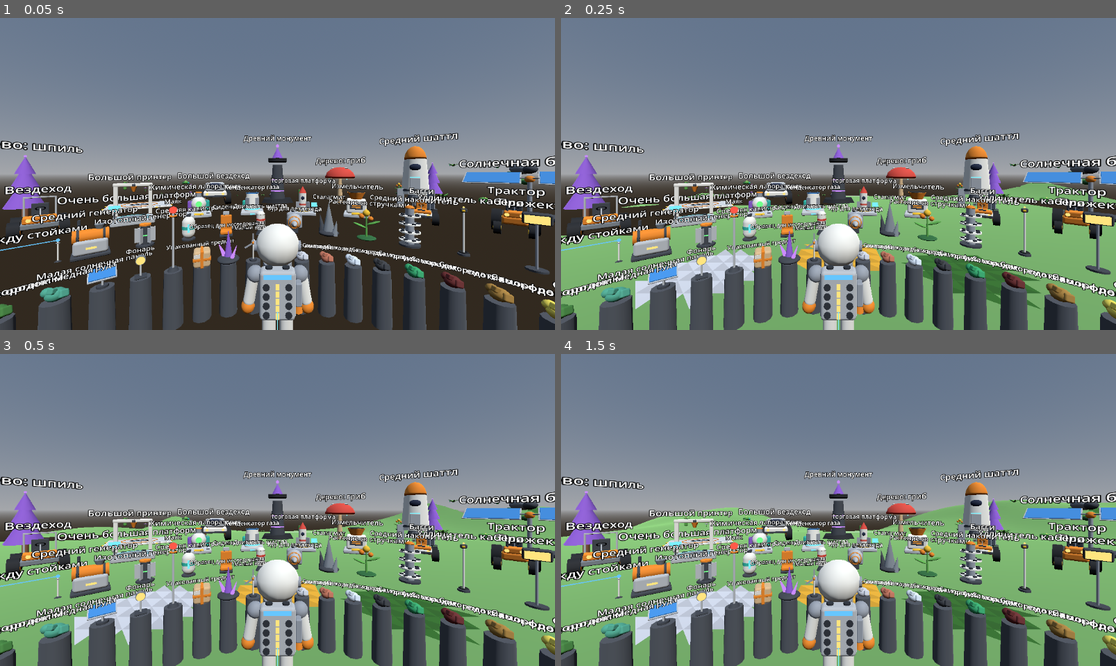
Above: before the commit, frames 1-4 (two rows, left to right).
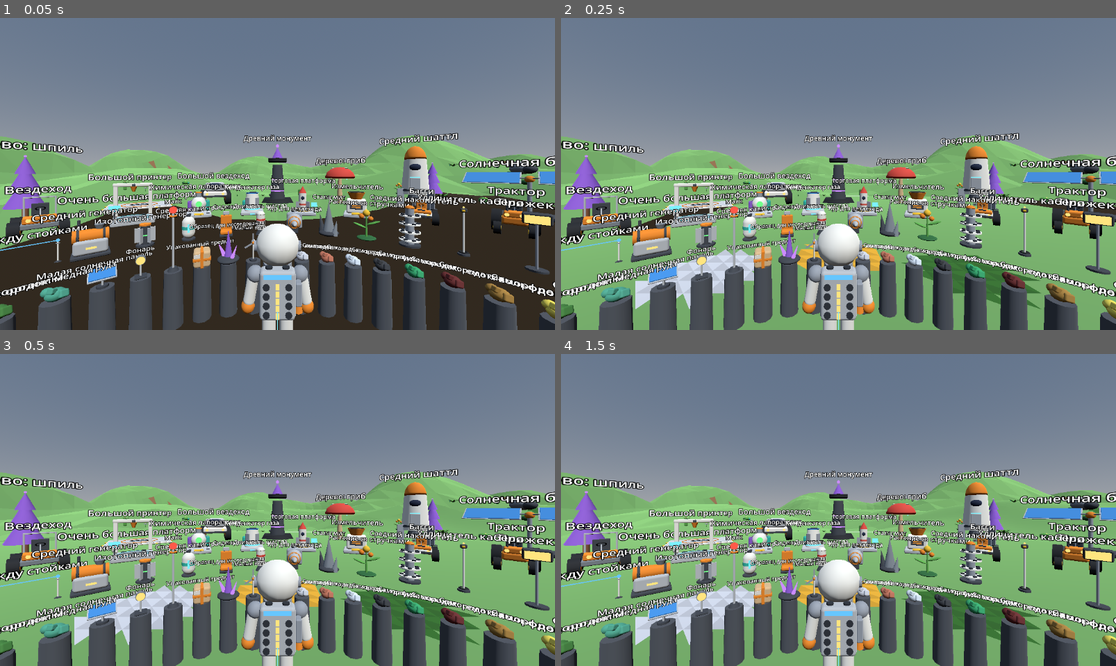
Above: after the commit, the same moments.

Repository: Vano3667/Astro-Planet
Game: Godot game, scene res://main.tscn
Same seed, same stepped clock (60 frames per second), same inputs: the game is played once before the commit and once after it.
Inputs:
- Up to frame 1 (0.05 s): no input
- Up to frame 2 (0.25 s): no input
- Up to frame 3 (0.5 s): no input
- Up to frame 4 (1.5 s): no input

The runs differ from the first frame. In frame 1, 11% of the frame differs, in the area x 0-100%, y 37-75%; in frame 2, 9.6%; in frame 3, 7.3%; in frame 4, 5.9%.

Commit message:
Грунт, часть 5: дальний рельеф - упрощённая поверхность до 256 м, чтобы холмы и горы были видны издалека

Diff:
--- a/game/main.gd
+++ b/game/main.gd
@@ -10,6 +10,7 @@
 const Builder := preload("res://models/model_builder.gd")
 const Gen := preload("res://terrain/terrain_gen.gd")
 const VoxelWorld := preload("res://terrain/voxel_world.gd")
+const FarTerrain := preload("res://terrain/far_terrain.gd")
 const DigTool := preload("res://terrain/dig_tool.gd")
 const Scatter := preload("res://terrain/scatter.gd")
 
@@ -42,6 +43,7 @@
 var _gallery: Node3D
 var _character: Node3D
 var _terrain: VoxelWorld
+var _far: FarTerrain
 var _tool: DigTool
 var _scatter: Scatter
 var _snap_ready: bool = true
@@ -69,6 +71,10 @@
 	_terrain.name = "Terrain"
 	add_child(_terrain)
 
+	_far = FarTerrain.new()
+	_far.name = "FarTerrain"
+	add_child(_far)
+
 	_scatter = Scatter.new()
 	_scatter.name = "Scatter"
 	add_child(_scatter)
@@ -92,6 +98,7 @@
 	_tool.nugget_collected.connect(_on_nugget_collected)
 
 	_terrain.set_focus(_character.global_position)
+	_far.update(_character.global_position)
 	_scatter.update(_character.global_position)
 	print("[main] ready: gallery nodes=%d props=%d terrain pending=%d" % [_gallery.get_child_count(), _scatter.prop_count, _terrain.pending_count()])
 
@@ -151,8 +158,10 @@
 func _process(delta: float) -> void:
 	_frame += 1
 	if _frame == 100:
-		# One line for the build log: shows that the ground was built without a headset.
+		# Lines for the build log: show that the ground was built without a headset.
 		print("[main] frame 100: terrain built=%d pending=%d props=%d character_y=%.2f" % [_terrain.built_count, _terrain.pending_count(), _scatter.prop_count, _character.global_position.y])
+	if _frame == 115:
+		print("[main] frame 115: far ground tris=%d build_ms=%.1f builds=%d" % [_far.tri_count, _far.build_ms, _far.build_count])
 	_update_fps(delta)
 	_update_move(delta)
 	_update_ground(delta)
@@ -209,6 +218,7 @@
 	rig.y = lerpf(rig.y, y + CAM_HEIGHT, clampf(CAM_FOLLOW * delta, 0.0, 1.0))
 	xr_origin.global_position = rig
 	_terrain.set_focus(pos)
+	_far.update(pos)
 	_scatter.update(pos)
 
 
--- /dev/null
+++ b/game/terrain/far_terrain.gd
@@ -0,0 +1,183 @@
+extends Node3D
+# Low-detail ground far away from the character: one mesh with 8 m cells out to 256 m.
+# It follows only the untouched shape of the ground (terrain_gen.gd): no caves, no edits.
+# Around the character there is a square hole: the detailed ground (voxel_world.gd) is drawn there.
+# The cells next to the hole dip under the detailed ground, so no gap shows between the two.
+# The mesh is rebuilt on a worker thread each time the character enters another 8 m column.
+# Written without running the engine; see docs/STATUS.md.
+
+const Gen := preload("res://terrain/terrain_gen.gd")
+const Nets := preload("res://terrain/surface_nets.gd")
+
+# Own values.
+const CELL := 8.0       # must be equal to Gen.SIZE: the hole follows the chunk grid
+const RADIUS := 32      # cells from the character to the rim: 256 m
+const HOLE := 3         # cells around the character that are left out
+const DROP := 4.0       # how far the rim of the hole is lowered, meters
+
+# Numbers for the build log.
+var tri_count: int = 0
+var build_ms: float = 0.0
+var build_count: int = 0
+
+var _mesh_node: MeshInstance3D
+var _material: StandardMaterial3D
+var _winding: float = 1.0
+var _wanted := Vector2i.ZERO
+var _has_wanted: bool = false
+var _running: bool = false
+var _task_id: int = -1
+
+
+func _init() -> void:
+	Gen.warm_up()
+	Nets.warm_up()
+	_winding = Nets._winding()
+	_material = StandardMaterial3D.new()
+	_material.vertex_color_use_as_albedo = true
+	_material.vertex_color_is_srgb = true
+	_material.roughness = 1.0
+	_mesh_node = MeshInstance3D.new()
+	_mesh_node.name = "FarMesh"
+	_mesh_node.cast_shadow = GeometryInstance3D.SHADOW_CASTING_SETTING_OFF
+	add_child(_mesh_node)
+
+
+# Call every frame with the position of the character.
+func update(pos: Vector3) -> void:
+	var key := Vector2i(floori(pos.x / CELL), floori(pos.z / CELL))
+	if _has_wanted and key == _wanted:
+		return
+	_wanted = key
+	_has_wanted = true
+	if not _running:
+		_start()
+
+
+func _start() -> void:
+	_running = true
+	_task_id = WorkerThreadPool.add_task(_task.bind(_wanted, _winding))
+
+
+# Runs on a worker thread: touches only its arguments.
+func _task(key: Vector2i, winding: float) -> void:
+	var t0: int = Time.get_ticks_usec()
+	var arrays: Array = build_arrays(key, winding)
+	var ms: float = float(Time.get_ticks_usec() - t0) / 1000.0
+	_on_done.call_deferred(key, arrays, ms)
+
+
+func _on_done(key: Vector2i, arrays: Array, ms: float) -> void:
+	if _task_id >= 0:
+		WorkerThreadPool.wait_for_task_completion(_task_id)
+		_task_id = -1
+	_running = false
+	build_ms = ms
+	build_count += 1
+	if arrays.is_empty():
+		_mesh_node.mesh = null
+		tri_count = 0
+	else:
+		var mesh := ArrayMesh.new()
+		mesh.add_surface_from_arrays(Mesh.PRIMITIVE_TRIANGLES, arrays)
+		mesh.surface_set_material(0, _material)
+		_mesh_node.mesh = mesh
+		var v: PackedVector3Array = arrays[Mesh.ARRAY_VERTEX]
+		tri_count = int(v.size() / 3.0)
+	if key != _wanted:
+		# The character moved on while this mesh was being built.
+		_start()
+
+
+func _exit_tree() -> void:
+	if _running and _task_id >= 0:
+		WorkerThreadPool.wait_for_task_completion(_task_id)
+		_task_id = -1
+
+
+# Pure function, safe to call from a worker thread.
+# focus: the 8 m column the character stands in. Returns mesh arrays in world coordinates.
+static func build_arrays(focus: Vector2i, winding: float) -> Array:
+	var side: int = RADIUS * 2 + 1
+	var vs: int = side + 1
+	var x0: int = focus.x - RADIUS
+	var z0: int = focus.y - RADIUS
+
+	# Ground height at every corner of the cell grid.
+	var heights := PackedFloat32Array()
+	heights.resize(vs * vs)
+	for vz in vs:
+		var gz: int = z0 + vz
+		var rim_z: bool = gz >= focus.y - HOLE and gz <= focus.y + HOLE + 1
+		for vx in vs:
+			var gx: int = x0 + vx
+			var h: float = Gen.height(float(gx) * CELL, float(gz) * CELL)
+			if rim_z and gx >= focus.x - HOLE and gx <= focus.x + HOLE + 1:
+				h -= DROP
+			heights[vx + vs * vz] = h
+
+	var max_points: int = side * side * 6
+	var verts := PackedVector3Array()
+	var normals := PackedVector3Array()
+	var colors := PackedColorArray()
+	verts.resize(max_points)
+	normals.resize(max_points)
+	colors.resize(max_points)
+	var n: int = 0
+	for cz in side:
+		var cell_z: int = z0 + cz
+		var dz: int = cell_z - focus.y
+		for cx in side:
+			var cell_x: int = x0 + cx
+			var dx: int = cell_x - focus.x
+			if absi(dx) <= HOLE and absi(dz) <= HOLE:
+				continue
+			if dx * dx + dz * dz > RADIUS * RADIUS:
+				continue
+			var i00: int = cx + vs * cz
+			var wx: float = float(cell_x) * CELL
+			var wz: float = float(cell_z) * CELL
+			var a := Vector3(wx, heights[i00], wz)
+			var b := Vector3(wx + CELL, heights[i00 + 1], wz)
+			var c := Vector3(wx + CELL, heights[i00 + vs + 1], wz + CELL)
+			var d := Vector3(wx, heights[i00 + vs], wz + CELL)
+			for t in 2:
+				var p0: Vector3 = a
+				var p1: Vector3 = b
+				var p2: Vector3 = c
+				if t == 1:
+					p1 = c
+					p2 = d
+				var cross: Vector3 = (p1 - p0).cross(p2 - p0)
+				var nn: Vector3 = cross.normalized()
+				if cross.y < 0.0:
+					nn = -nn
+				# The front side of every triangle looks up (same rule as in surface_nets.gd).
+				if cross.y * winding < 0.0:
+					var tmp: Vector3 = p1
+					p1 = p2
+					p2 = tmp
+				var col: Color = Nets.COLOR_GRASS
+				if nn.y <= 0.7:
+					col = Nets.COLOR_SOIL
+				verts[n] = p0
+				verts[n + 1] = p1
+				verts[n + 2] = p2
+				normals[n] = nn
+				normals[n + 1] = nn
+				normals[n + 2] = nn
+				colors[n] = col
+				colors[n + 1] = col
+				colors[n + 2] = col
+				n += 3
+	if n == 0:
+		return []
+	verts.resize(n)
+	normals.resize(n)
+	colors.resize(n)
+	var arr: Array = []
+	arr.resize(Mesh.ARRAY_MAX)
+	arr[Mesh.ARRAY_VERTEX] = verts
+	arr[Mesh.ARRAY_NORMAL] = normals
+	arr[Mesh.ARRAY_COLOR] = colors
+	return arr
